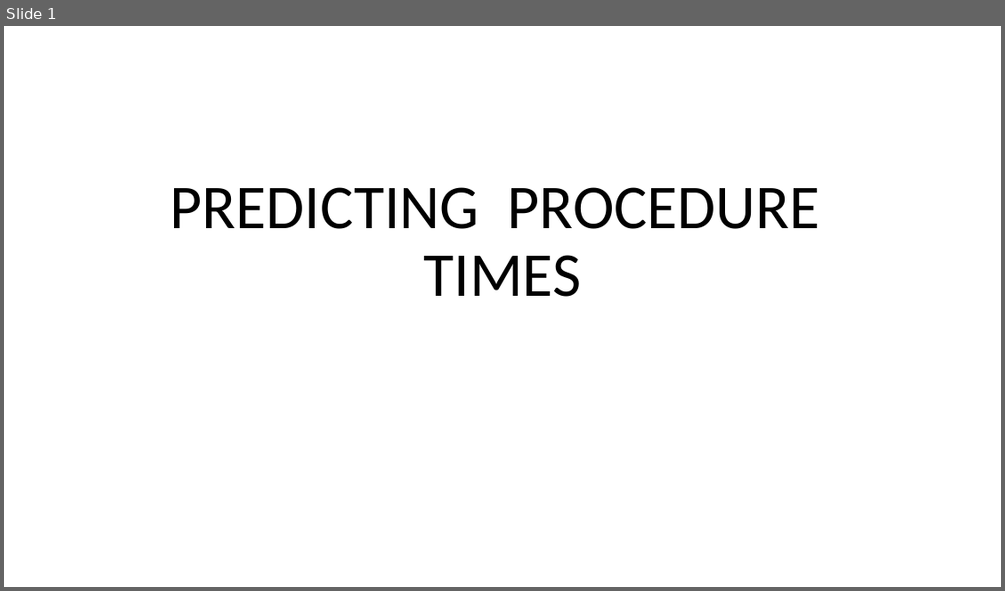
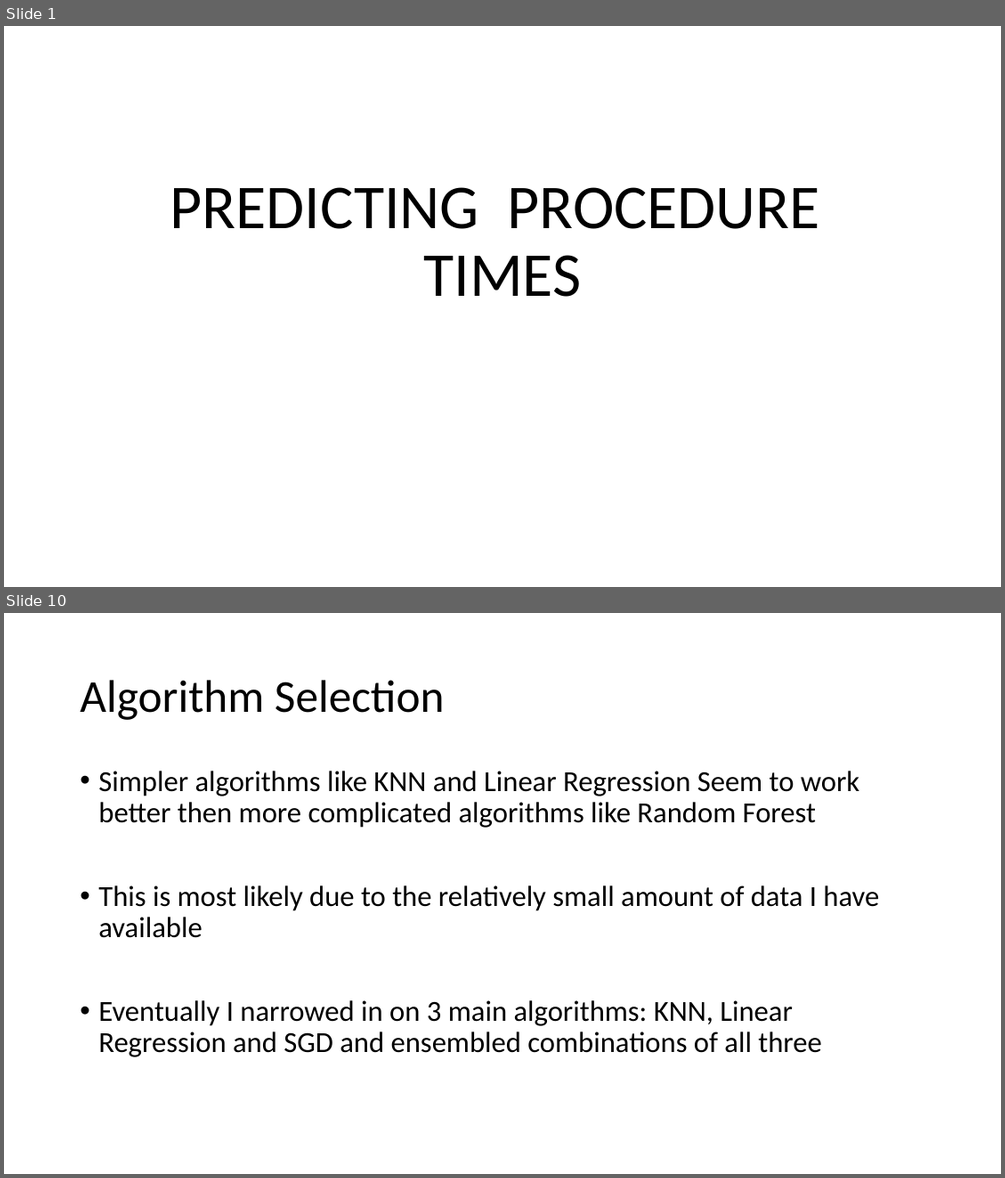
Before and after one commit to j-v-k/sfdat28, a slide deck: JVK-HOS Project/PREDICTING _PROCEDURE _TIMES.pptx. Shown one above the other, each under a label of ours: slide 1 before the commit, slides 1 and 10 after it; the slides between them are not shown. The pictures are 1005x591 and 1005x1178 pixels, drawn with LibreOffice and Linux fonts; fonts in the diff are those of the drawing. Boxes give left, top, right and bottom in pixels: in the first picture for what was removed or moved away, otherwise in the second. Text is boxed around its words. In the diff, an @@ line names an element or a change of style, - is before the commit and + after.

```diff
--- a/JVK-HOS Project/PREDICTING _PROCEDURE _TIMES.pptx
+++ b/JVK-HOS Project/PREDICTING _PROCEDURE _TIMES.pptx
@@ slide 10 added at [4,613,1001,1174], background #FFFFFF @@
@@ title added at [80,680,445,720], 44 pt, text #000000 @@
+Algorithm Selection
@@ text added at [98,771,879,1057], 28 pt, text #000000 @@
+• Simpler algorithms like KNN and Linear Regression Seem to work better then more complicated algorithms like Random Forest
+• This is most likely due to the relatively small amount of data I have available
+• Eventually I narrowed in on 3 main algorithms: KNN, Linear Regression and SGD and ensembled combinations of all three
```
Also in this commit, not shown: 3 slides changed, 8 other slides added, 42 other files.
